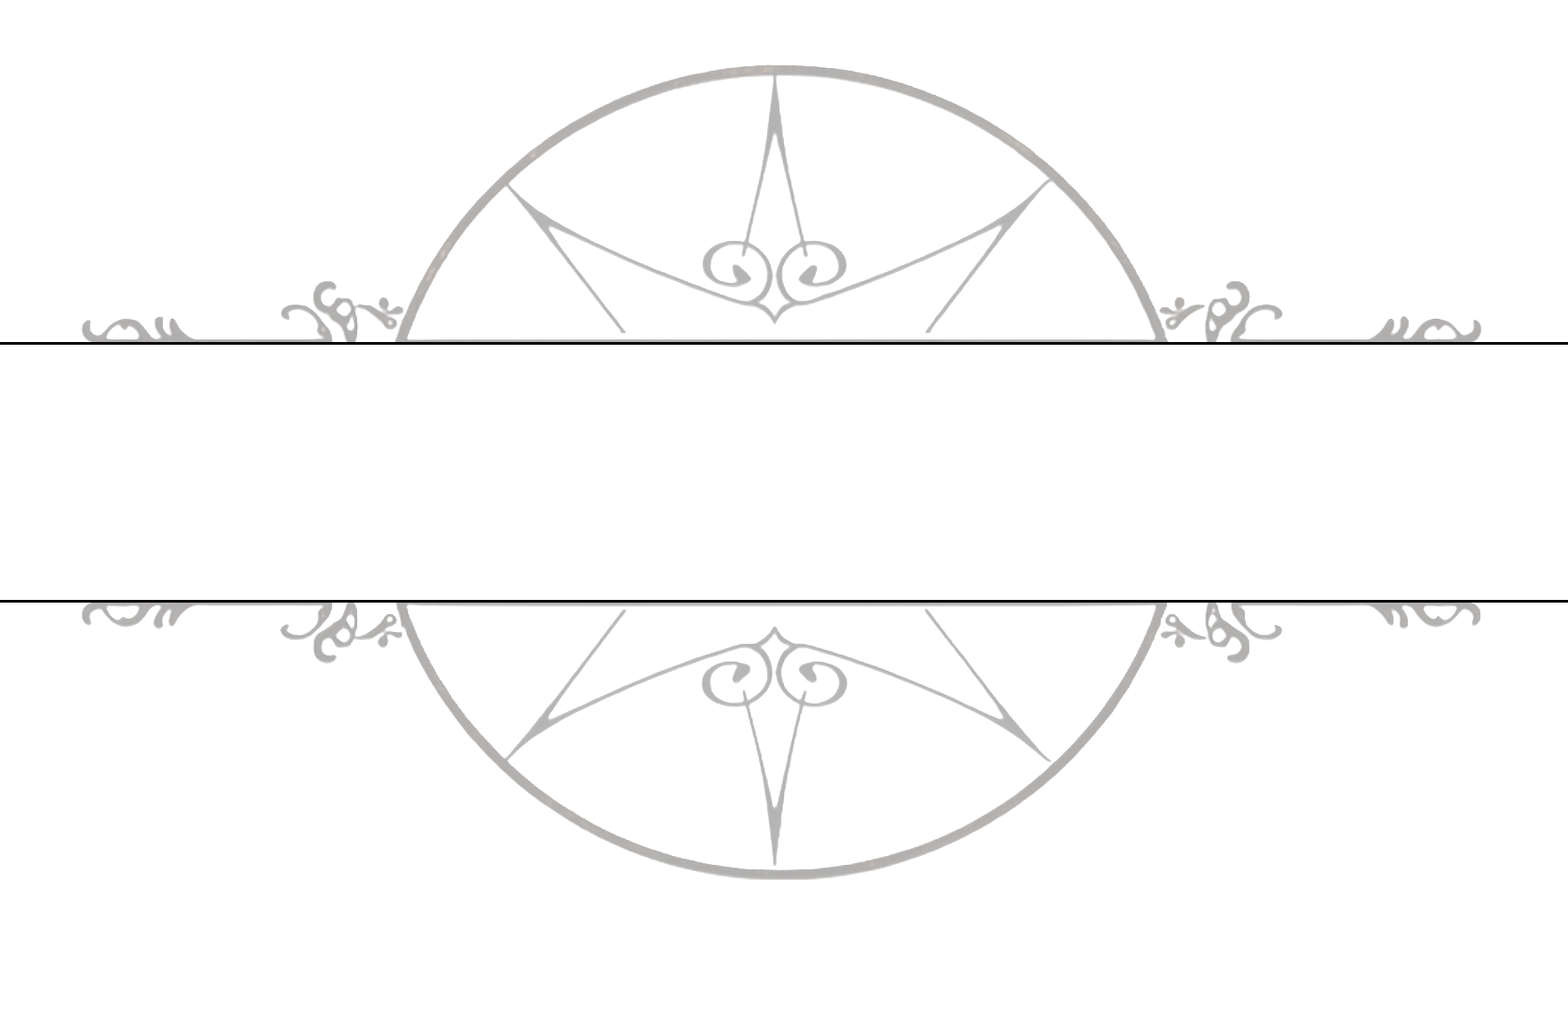
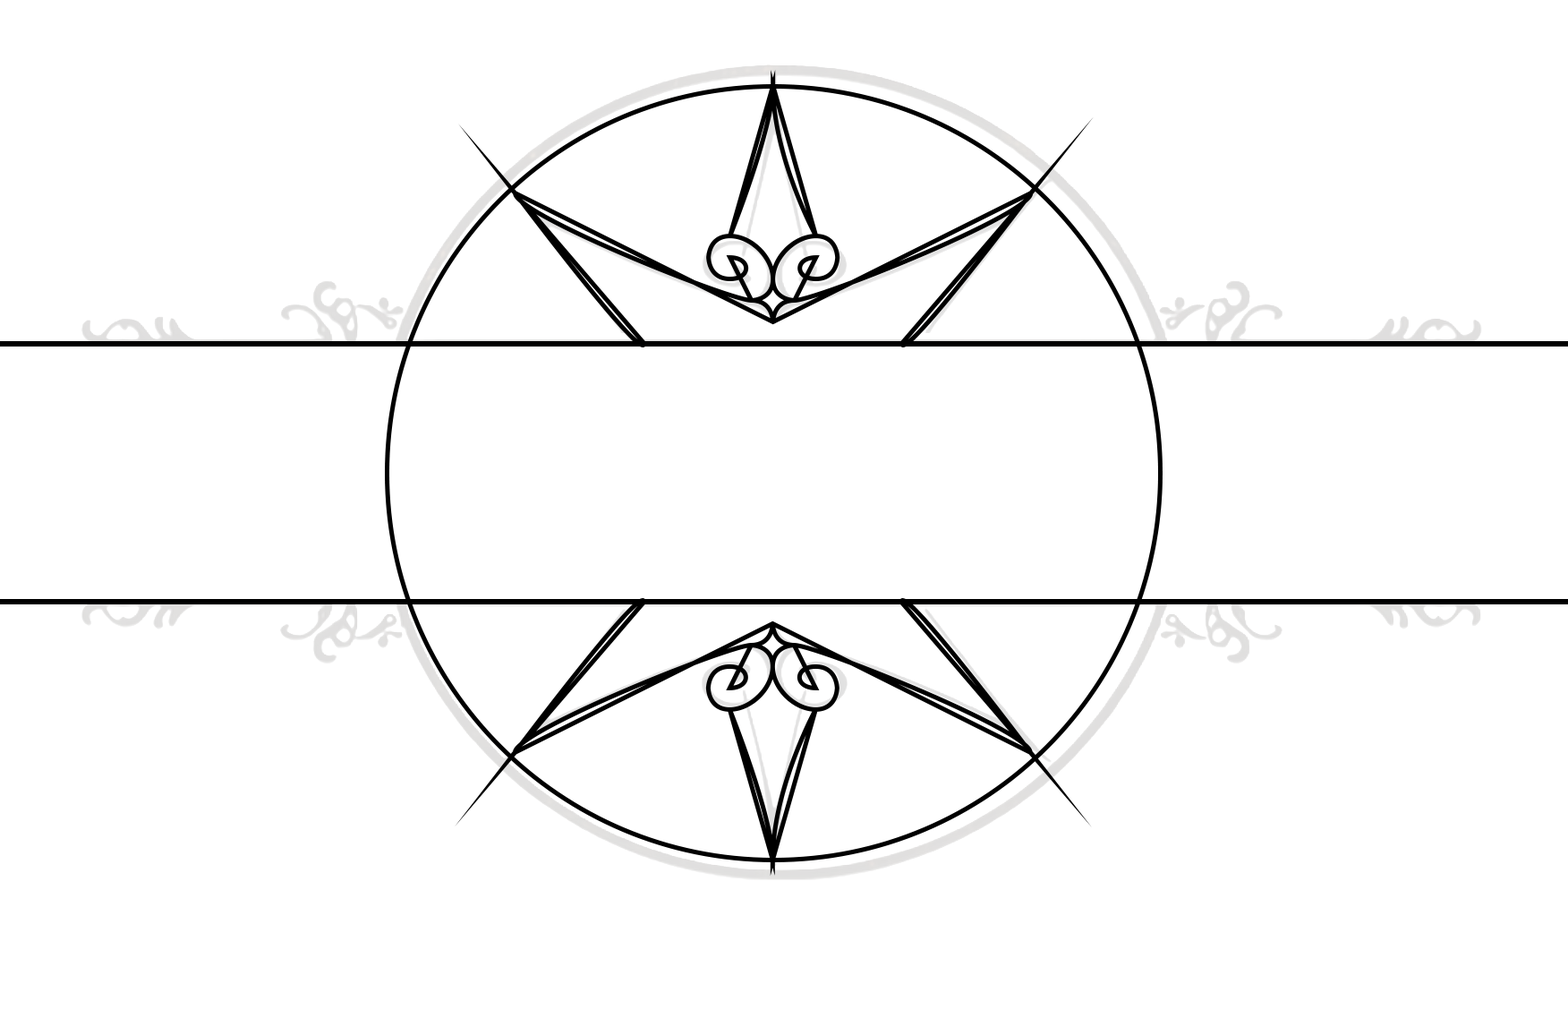
Comparing the layer stacks of the two 1568x1010 images. Changes:
added layer "Ellipse 1" above "Line 2" over left=384, top=84, right=1163, bottom=862
painted on "Line 2" over left=0, top=598, right=1568, bottom=605
painted on "Line 1" over left=0, top=340, right=1568, bottom=347
added layer "Shape 10 copy" above "Shape 10" over left=454, top=597, right=1092, bottom=876
added layer "Shape 10" above "Layer 0" over left=458, top=69, right=1094, bottom=348
"Layer 0": opacity 37% → 15% over left=81, top=64, right=1483, bottom=880